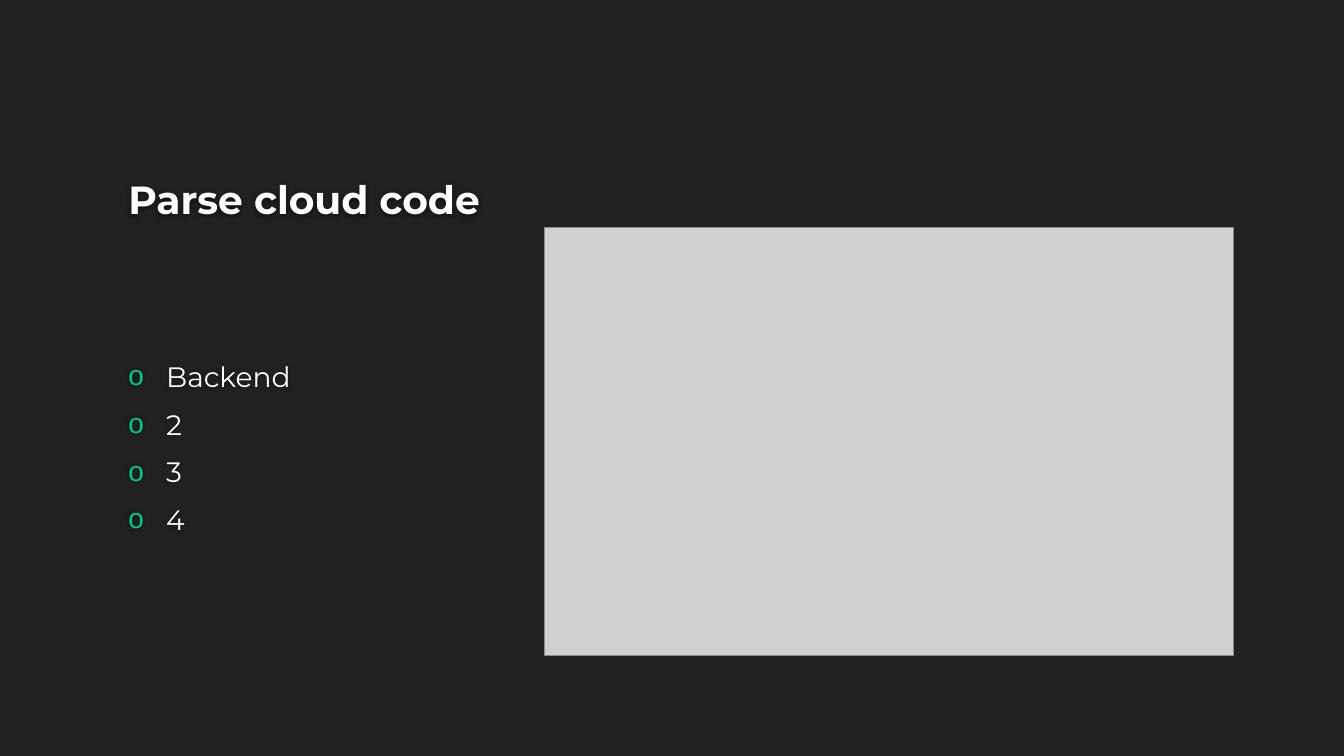
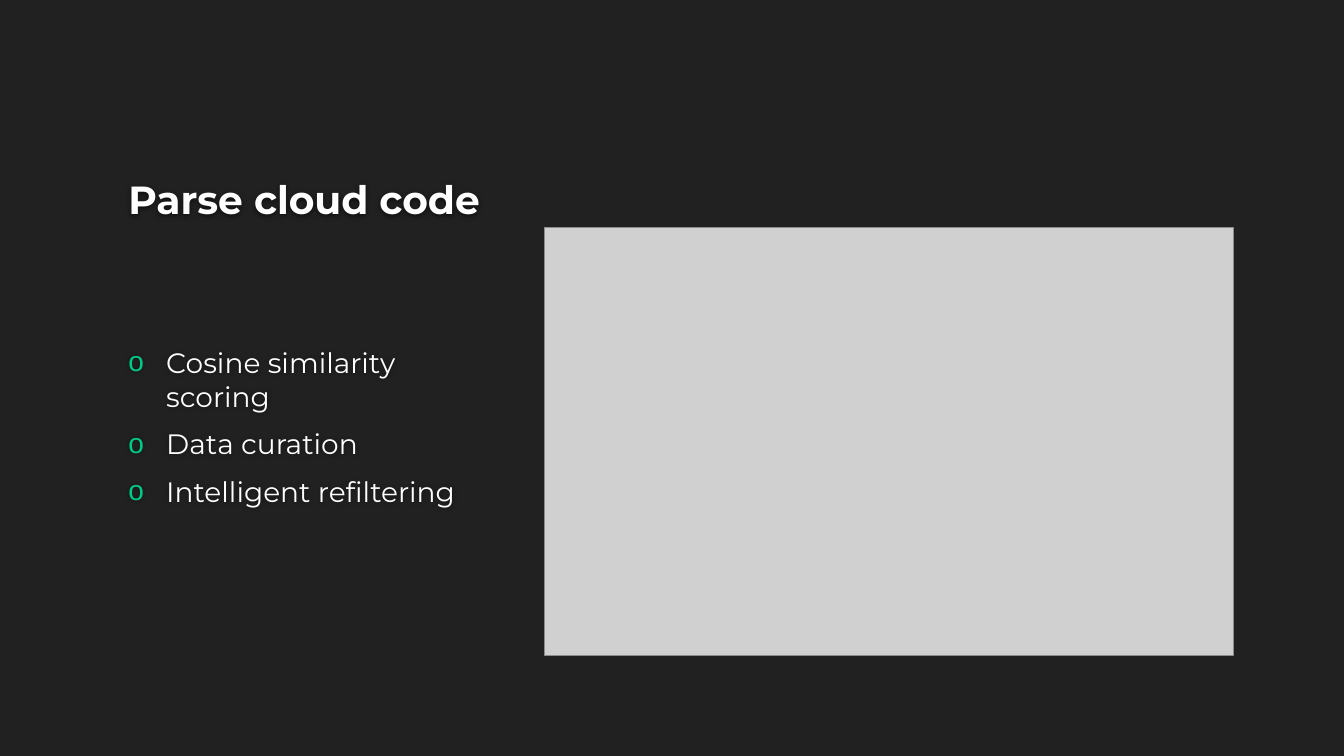
Before and after one commit to nathanshiaulam/cos333, a slide deck: slide 9 of Noms.pptx. Drawn at 1344x756 pixels with LibreOffice and Linux fonts; fonts in the diff are those of the drawing; grey boxes stand for pictures; background and template pictures are left out. Boxes give left, top, right and bottom in pixels: in the first picture for what was removed or moved away, otherwise in the second. Text is boxed around its words. In the diff, an @@ line names an element or a change of style, - is before the commit and + after.

Commit message:
updated powerpoint

```diff
--- a/Noms.pptx
+++ b/Noms.pptx
@@ text at [166, 352, 455, 508]: text changed @@
-o Backend
-o 2
-o 3
-o 4
+o Cosine similarity scoring
+o Data curation
+o Intelligent refiltering
```
Also in this commit, not shown: 2 other slides changed, 4 slides added, 3 slides removed.
